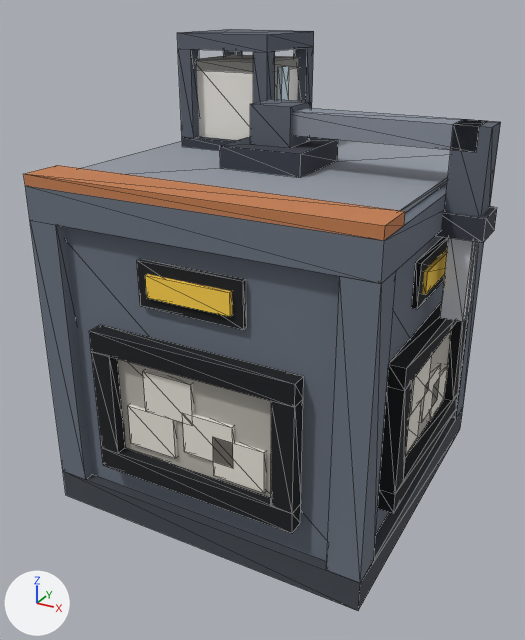
Two versions of the glTF model assets/models/shearer.glb, one commit apart.
Camera for both pictures: a 50 mm camera at (1.47, -1.37, 1.448) aimed at (0.491, 0.411, 0.558). The axes (+X, +Y, +Z) are drawn at lower left. The lights are the same throughout. The older version comes first. Mesh edges are drawn as thin lines. Vertices at exactly the same position are counted once.

Before the edit, the objects in view are built like this:
```python
ob_arm = bpy.data.objects.new('arm', me_shearer_arm)
ob_arm.location = (0.5, 0.5, 1.078)
ob_body_049 = bpy.data.objects.new('body.049', me_shearer_body)
ob_body_049.location = (0.0, 0.0, 0.0)
ob_level_milk = bpy.data.objects.new('level_milk', me_shearer_level_milk)
ob_level_milk.location = (0.0, 0.0, 0.0)
# also in view: 'blade_a' at (1.047, 0.478, 0.812); 'tier.024' at (0.5, 0.062, 1.016)
```
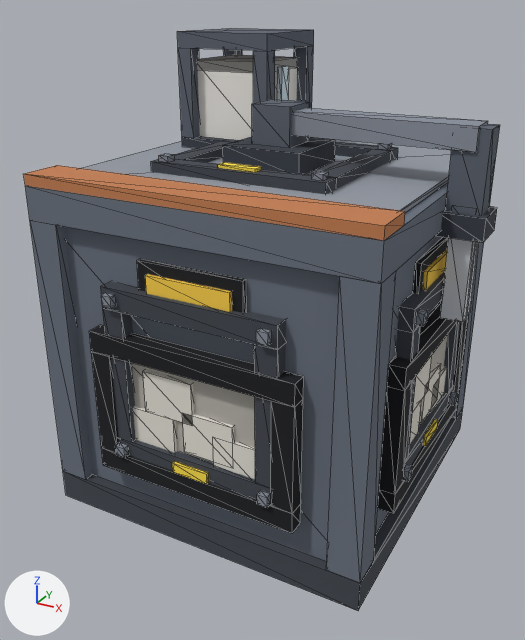
Scene script edits in JSON lines:
```json
{"op": "add", "block": "mat_glow_energy", "code": ["mat_glow_energy = principled_material('glow_energy')", "mat_glow_energy.base_color = (1.0, 0.753, 0.0685)  # yellow #ffe14a", "mat_glow_energy.roughness = 1.0"]}
{"block": "me_shearer_arm", "where": "# used by ob_arm; location = (0.5, 0.5, 1.078)"}
{"op": "remove", "block": "me_shearer_arm", "code": "me_shearer_arm.from_pydata(...)  # 32 vertices, 48 faces; spans x -0.062..0.609, y -0.062..0.062, z -0.188..0.109"}
{"op": "add", "block": "me_shearer_arm", "code": "me_shearer_arm.from_pydata(...)  # 32 vertices, 48 faces; spans x -0.059..0.609, y -0.062..0.062, z -0.188..0.109"}
{"block": "me_shearer_arm", "change": "me_shearer_arm part 1: the loose piece of 8 vertices spanning x 0.5..0.594, y -0.047..0.047, z -0.141..0.094 is scaled about its middle by (1, 0.867, 0.973), then moved by (0.0, 0.0, -0.003)"}
{"block": "me_shearer_arm", "change": "other edits to the shape of me_shearer_arm do not show in these pictures"}
{"op": "add", "block": "me_shearer_link_z", "code": ["me_shearer_link_z = bpy.data.meshes.new('shearer_link_z+')", "me_shearer_link_z.from_pydata(...)  # 64 vertices, 108 faces; spans x 0.238..0.762, y 0.238..0.762, z 0.991..1.061", "# faces by material slot: [48, 48, 12]", "me_shearer_link_z.materials.append(mat_case_dark)  # dark grey #42474f", "me_shearer_link_z.materials.append(mat_steel)  # grey #8a919d", "me_shearer_link_z.materials.append(mat_glow_energy)  # yellow #ffe14a"]}
{"op": "add", "block": "me_shearer_link_y_1", "code": ["me_shearer_link_y_1 = bpy.data.meshes.new('shearer_link_y-')", "me_shearer_link_y_1.from_pydata(...)  # 72 vertices, 108 faces; spans x 0.238..0.763, y -0.028..0.038, z 0.238..0.762", "# faces by material slot: [48, 48, 12]", "me_shearer_link_y_1.materials.append(mat_case_dark)  # dark grey #42474f", "me_shearer_link_y_1.materials.append(mat_steel)  # grey #8a919d", "me_shearer_link_y_1.materials.append(mat_glow_energy)  # yellow #ffe14a"]}
{"op": "add", "block": "me_shearer_link_x", "code": ["me_shearer_link_x = bpy.data.meshes.new('shearer_link_x+')", "me_shearer_link_x.from_pydata(...)  # 64 vertices, 108 faces; spans x 0.962..1.028, y 0.238..0.762, z 0.238..0.762", "# faces by material slot: [48, 48, 12]", "me_shearer_link_x.materials.append(mat_case_dark)  # dark grey #42474f", "me_shearer_link_x.materials.append(mat_steel)  # grey #8a919d", "me_shearer_link_x.materials.append(mat_glow_energy)  # yellow #ffe14a"]}
{"op": "add", "block": "ob_link_z__032", "code": ["ob_link_z__032 = bpy.data.objects.new('link_z+.032', me_shearer_link_z)", "ob_link_z__032.location = (0.0, 0.0, 0.0)"]}
{"op": "add", "block": "ob_link_y__034_1", "code": ["ob_link_y__034_1 = bpy.data.objects.new('link_y-.034', me_shearer_link_y_1)", "ob_link_y__034_1.location = (0.0, 0.0, 0.0)"]}
{"op": "add", "block": "ob_link_x__034", "code": ["ob_link_x__034 = bpy.data.objects.new('link_x+.034', me_shearer_link_x)", "ob_link_x__034.location = (0.0, 0.0, 0.0)"]}
```

Where the change shows, as pixel boxes (x1, y1, x2, y2) in the pictures (525 x 640 px; the box of a moved part takes in the faces that stretch with it):
```json
{"object": "arm", "change": "reshaped", "before": [250, 99, 501, 243], "after": [252, 99, 500, 243]}
{"object": "link_y-.034", "change": "added", "after": [101, 281, 286, 508], "faces in mat_case_dark (dark grey #42474f)": [101, 281, 286, 505], "faces in mat_steel (grey #8a919d)": [101, 293, 272, 508], "faces in mat_glow_energy (yellow #ffe14a)": [172, 461, 209, 484]}
{"object": "link_z+.032", "change": "added", "after": [151, 141, 398, 194], "faces in mat_case_dark (dark grey #42474f)": [151, 141, 398, 194], "faces in mat_steel (grey #8a919d)": [159, 143, 392, 180], "faces in mat_glow_energy (yellow #ffe14a)": [218, 162, 261, 172]}
{"object": "link_x+.034", "change": "added", "after": [395, 271, 461, 482], "faces in mat_case_dark (dark grey #42474f)": [395, 271, 461, 466], "faces in mat_steel (grey #8a919d)": [403, 309, 458, 482], "faces in mat_glow_energy (yellow #ffe14a)": [423, 419, 438, 446]}
{"part": 1, "of": "me_shearer_arm", "change": "moved or reshaped", "before": [444, 119, 501, 216], "after": [445, 124, 500, 216]}
```
